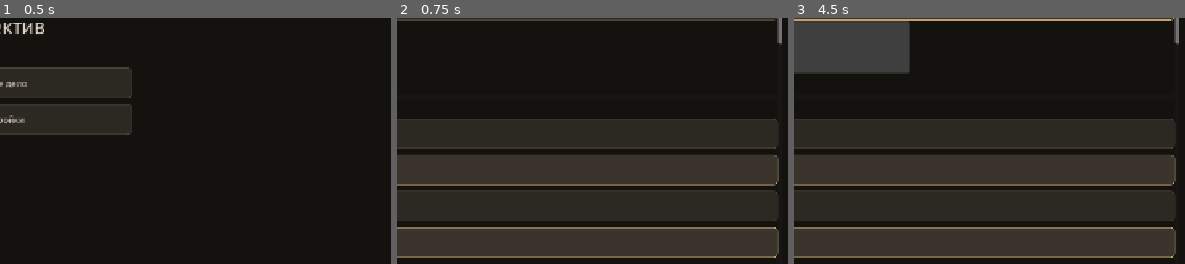
Above: before the commit, frames 1-3 (left to right).
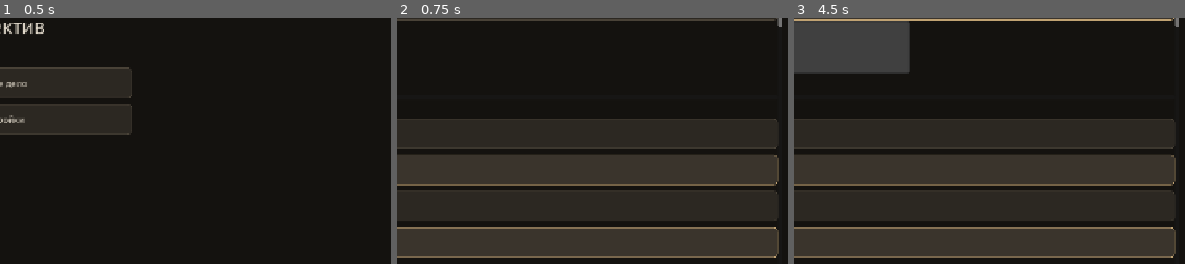
Above: after the commit, the same moments.

Repository: o5wtf/-
Game: Godot game, scene res://src/main.tscn
The game is run twice, just before and just after one commit, with the same random seed, the same clock (stepped at 60 frames per second) and the same inputs.
Inputs (mouse positions are % of the whole screen's width and height, from its top left):
- Up to frame 1 (0.5 s): no input
- Up to frame 2 (0.75 s): click "Новое дело" at 0.5 s
- Up to frame 3 (4.5 s): click (46, 17) at 1.27 s; type "12" at 1.35 s; click "Показать" at 2 s; click "Скрыть" at 2.75 s; click "Проверить связь" at 3.5 s; click "gemini-3.5-flash-lite" at 4.25 s
The pictures show only the part of the screen within x 50-100%, y 38-88%; the shares and areas given below are measured in that part.

Frame 1 is identical in both runs. In frame 2, less than 0.1% of the frame differs, in the area x 97-99%, y 3-11%; in frame 3, less than 0.1%.

Commit message:
Сделать системный распознаватель видимым на Android 11+.
В манифест добавляется queries на RecognitionService, доступность учитывает и on-device движок, а исходник плагина кладётся в kotlin-исходники. Сборка падает, если в APK нет класса плагина или этой записи.

Co-authored-by: o5wtf <o5wtf@users.noreply.github.com>

Diff:
--- a/src/voice/system_stt.gd
+++ b/src/voice/system_stt.gd
@@ -29,6 +29,57 @@
 	if live == null or not live.has_method("isAvailable"):
 		return false
 	return bool(live.call("isAvailable"))
+
+
+static func user_hint() -> String:
+	if not Engine.has_singleton(PLUGIN):
+		return "Системное распознавание не встроено в сборку"
+	var live: Object = Engine.get_singleton(PLUGIN)
+	var service := _flag(live, "recognitionServiceAvailable")
+	var device := _flag(live, "onDeviceAvailable")
+	if not service and not device:
+		return "Служба распознавания речи не видна приложению"
+	return ""
+
+
+static func status_lines() -> PackedStringArray:
+	var loaded := Engine.has_singleton(PLUGIN)
+	var service := "unknown"
+	var device := "unknown"
+	var api := "n/a"
+	var reason := "плагин не загружен"
+	if loaded:
+		var live: Object = Engine.get_singleton(PLUGIN)
+		service = "yes" if _flag(live, "recognitionServiceAvailable") else "no"
+		device = "yes" if _flag(live, "onDeviceAvailable") else "no"
+		if live != null and live.has_method("apiLevel"):
+			api = str(int(live.call("apiLevel")))
+		if service == "yes" or device == "yes":
+			reason = "доступно"
+		else:
+			reason = "служба распознавания не найдена"
+	return PackedStringArray([
+		"plugin=%s" % ("loaded" if loaded else "missing"),
+		"recognition_service=%s" % service,
+		"on_device=%s" % device,
+		"api=%s" % api,
+		"record_audio=%s" % _record_state(),
+		"причина=%s" % reason,
+	])
+
+
+static func _flag(live: Object, method_name: String) -> bool:
+	if live == null or not live.has_method(method_name):
+		return false
+	return bool(live.call(method_name))
+
+
+static func _record_state() -> String:
+	if OS.get_name() != "Android":
+		return "n/a"
+	if OS.get_granted_permissions().has("android.permission.RECORD_AUDIO"):
+		return "granted"
+	return "denied"
 
 
 static func hint_for_code(code: String) -> String:
@@ -45,14 +96,20 @@
 			return "Сбой распознавания на устройстве"
 		"server":
 			return "Сервер распознавания не ответил"
+		"server_disconnected":
+			return "Сервер распознавания отключился"
 		"speech_timeout":
 			return "Речь не началась"
 		"busy":
 			return "Распознавание занято"
 		"permissions":
 			return "Нет разрешения на микрофон"
-		"language":
+		"language_not_supported":
+			return "Язык распознавания не поддерживается"
+		"language_unavailable":
 			return "Язык распознавания недоступен"
+		"cannot_check":
+			return "Не удалось проверить распознавание"
 		"too_many_requests":
 			return "Слишком много запросов к распознаванию"
 		"timeout":
@@ -73,7 +130,7 @@
 			return "network"
 		3:
 			return "audio"
-		4, 10:
+		4:
 			return "server"
 		5:
 			return "client"
@@ -85,8 +142,14 @@
 			return "busy"
 		9:
 			return "permissions"
-		11, 12:
-			return "language"
+		10:
+			return "server_disconnected"
+		11:
+			return "language_not_supported"
+		12:
+			return "language_unavailable"
+		13:
+			return "cannot_check"
 		14:
 			return "too_many_requests"
 		_:
--- a/tests/test_system_stt.gd
+++ b/tests/test_system_stt.gd
@@ -29,13 +29,20 @@
 	assert_eq(SystemStt.code_from_android(4), "server")
 	assert_eq(SystemStt.code_from_android(5), "client")
 	assert_eq(SystemStt.code_from_android(6), "speech_timeout")
-	assert_eq(SystemStt.code_from_android(12), "language")
+	assert_eq(SystemStt.code_from_android(10), "server_disconnected")
+	assert_eq(SystemStt.code_from_android(11), "language_not_supported")
+	assert_eq(SystemStt.code_from_android(12), "language_unavailable")
+	assert_eq(SystemStt.code_from_android(13), "cannot_check")
 	assert_eq(SystemStt.code_from_android(14), "too_many_requests")
+	assert_eq(SystemStt.hint_for_code("server_disconnected"), "Сервер распознавания отключился")
+	assert_eq(SystemStt.hint_for_code("language_not_supported"), "Язык распознавания не поддерживается")
+	assert_eq(SystemStt.hint_for_code("language_unavailable"), "Язык распознавания недоступен")
+	assert_eq(SystemStt.hint_for_code("cannot_check"), "Не удалось проверить распознавание")
 	assert_eq(SystemStt.hint_for_code("audio"), "Не слышно микрофон. Говорите ближе")
 	assert_eq(SystemStt.hint_for_code("client"), "Сбой распознавания на устройстве")
 	assert_eq(SystemStt.hint_for_code("server"), "Сервер распознавания не ответил")
 	assert_eq(SystemStt.hint_for_code("network_timeout"), "Истекло время сети распознавания")
-	assert_eq(SystemStt.hint_for_code("language"), "Язык распознавания недоступен")
+	assert_eq(SystemStt.hint_for_code("language_unavailable"), "Язык распознавания недоступен")
 	assert_eq(SystemStt.hint_for_code("too_many_requests"), "Слишком много запросов к распознаванию")
 	assert_eq(SystemStt.hint_for_code("timeout"), "Повторить распознавание")
 	assert_eq(GeminiStt.MODEL, "gemini-3.5-flash-lite")
@@ -300,10 +307,54 @@
 	assert_true(source.contains("onMainDestroy"))
 	assert_true(source.contains("ERROR_AUDIO"))
 	assert_true(source.contains("ERROR_CLIENT"))
-	assert_true(source.contains("ERROR_TOO_MANY_REQUESTS"))
+	assert_true(source.contains("isOnDeviceRecognitionAvailable"))
+	assert_true(source.contains("createOnDeviceSpeechRecognizer"))
+	var manifest := FileAccess.get_file_as_string("res://addons/system_speech/export_plugin.gd")
+	assert_true(manifest.contains("android.speech.RecognitionService"))
+	var stage := FileAccess.get_file_as_string("res://tools/stage_system_speech.sh")
+	assert_true(stage.contains("src/main/kotlin"))
+	var lines := SystemStt.status_lines()
+	var joined := "\n".join(lines)
+	assert_true(joined.contains("plugin=missing"))
+	assert_true(joined.contains("recognition_service=unknown"))
+	assert_true(joined.contains("on_device=unknown"))
+	assert_true(joined.contains("record_audio=n/a"))
+	assert_eq(SystemStt.user_hint(), "Системное распознавание не встроено в сборку")
+	_assert_apk_checker()
 	var workflow := FileAccess.get_file_as_string("res://.github/workflows/build.yml")
 	assert_true(workflow.contains("stage_system_speech.sh"))
 	assert_false(workflow.contains("Windows Desktop"))
+
+
+func _assert_apk_checker() -> void:
+	var good := "user://speech-good.apk"
+	var bad := "user://speech-bad.apk"
+	_zip(good, true)
+	_zip(bad, false)
+	var script := ProjectSettings.globalize_path("res://tools/check_system_speech_apk.py")
+	assert_eq(_python(script, ProjectSettings.globalize_path(good)), 0)
+	assert_false(_python(script, ProjectSettings.globalize_path(bad)) == 0)
+	DirAccess.remove_absolute(good)
+	DirAccess.remove_absolute(bad)
+
+
+func _zip(path: String, complete: bool) -> void:
+	var zipper := ZIPPacker.new()
+	assert_eq(zipper.open(path), OK)
+	zipper.start_file("classes.dex")
+	var dex := "SystemSpeechPlugin" if complete else "nothing"
+	zipper.write_file(dex.to_utf8_buffer())
+	zipper.close_file()
+	zipper.start_file("AndroidManifest.xml")
+	var manifest := "android.speech.RecognitionService org.godotengine.plugin.v2.SystemSpeech SystemSpeechPlugin" if complete else "empty"
+	zipper.write_file(manifest.to_utf8_buffer())
+	zipper.close_file()
+	zipper.close()
+
+
+func _python(script: String, apk: String) -> int:
+	var output: Array = []
+	return OS.execute("python3", PackedStringArray([script, apk]), output, true)
 
 
 func _attach(node: Node) -> void:
--- a/tests/test_ui_smoke.gd
+++ b/tests/test_ui_smoke.gd
@@ -3,7 +3,7 @@
 const SCENES := {
 	"res://src/main.tscn": ["NewCaseButton", "ContinueButton", "RestartButton", "SettingsButton"],
 	"res://ui/screens/main_menu.tscn": ["NewCaseButton", "ContinueButton", "RestartButton", "SettingsButton"],
-	"res://ui/screens/settings.tscn": ["KeyField", "ShowKeyButt …(251 unchanged characters)… ackend", "SttOffline", "SttHintLabel", "PlayLastMicButton", "SaveButton", "BackButton"],
+	"res://ui/screens/settings.tscn": ["KeyField", "ShowKeyButt …(251 unchanged characters)… ackend", "SttOffline", "SttHintLabel", "SpeechDiagLabel", "PlayLastMicButton", "SaveButton", "BackButton"],
 	"res://ui/screens/briefing.tscn": ["TitleLabel", "BriefingLabel", "StartButton"],
 	"res://ui/screens/suspects.tscn": ["List"],
 	"res://ui/screens/interrogation.tscn": ["SendButton", "PromptField", "EvidenceButton", "NotebookButton", "Contradictio …(233 unchanged characters)…
--- a/ui/screens/settings.gd
+++ b/ui/screens/settings.gd
@@ -21,6 +21,7 @@
 var _stt: OptionButton
 var _stt_offline: CheckBox
 var _stt_hint: Label
+var _speech_diag: Label
 var _voice_busy: bool = false
 var _status: Label
 var _show: Button
@@ -145,6 +146,10 @@
 	_stt_hint = UiWidgets.label("", "SttHintLabel")
 	_stt_hint.autowrap_mode = TextServer.AUTOWRAP_WORD_SMART
 	scroll_box.add_child(_stt_hint)
+	_speech_diag = UiWidgets.label("", "SpeechDiagLabel")
+	_speech_diag.autowrap_mode = TextServer.AUTOWRAP_WORD_SMART
+	_speech_diag.add_theme_color_override("font_color", NoirTheme.MUTED)
+	scroll_box.add_child(_speech_diag)
 	var play_last := UiWidgets.button(UiStrings.MIC_PLAY_LAST, "PlayLastMicButton")
 	play_last.pressed.connect(_play_last_recording)
 	scroll_box.add_child(play_last)
@@ -194,10 +199,13 @@
 	_mic_mode.select(0)
 	var system_ok := SystemStt.plugin_available()
 	_stt.select(1 if store.stt_backend == "system" else 0)
-	_stt.set_item_disabled(1, SystemStt.system_option_disabled(system_ok, store.stt_backend == "system"))
+	_stt.set_item_disabled(1, not system_ok)
 	_stt_offline.button_pressed = store.stt_offline
-	_stt_hint.text = "" if system_ok else UiStrings.STT_UNAVAILABLE
-	_stt_hint.visible = not system_ok
+	var hint := SystemStt.user_hint()
+	_stt_hint.text = hint
+	_stt_hint.visible = hint != ""
+	if _speech_diag != null:
+		_speech_diag.text = "\n".join(SystemStt.status_lines())
 	_engine.select(1 if store.voice_engine == "gemini" else 0)
 	_loading = false
 	_spend.text = _spend_text()
Not shown, changed: addons/system_speech/export_plugin.gd
Not shown, changed: addons/system_speech/src/SystemSpeechPlugin.kt
Not shown, changed: docs/ARCHITECTURE.md
Not shown, changed: tools/stage_system_speech.sh
